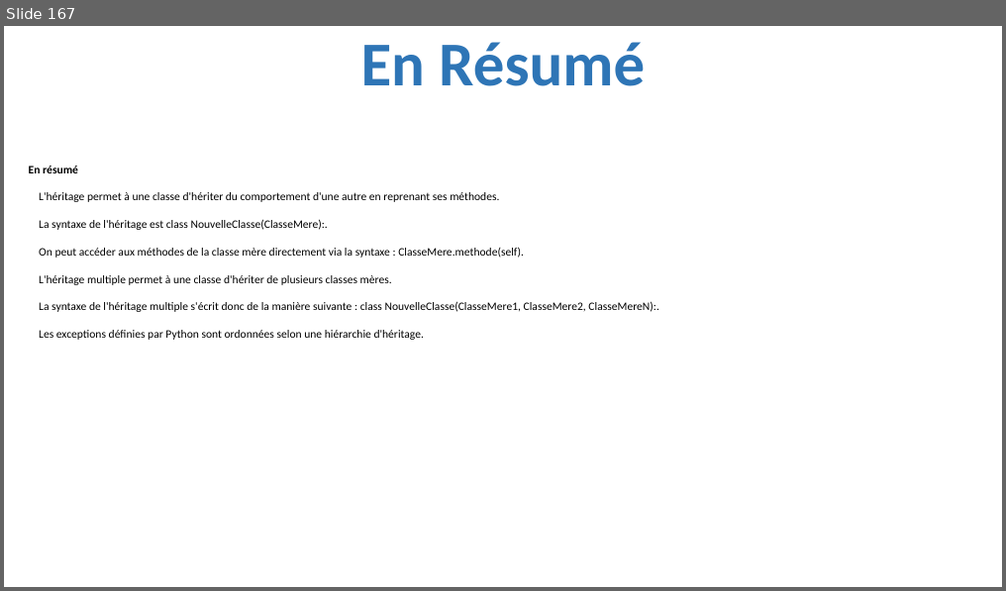
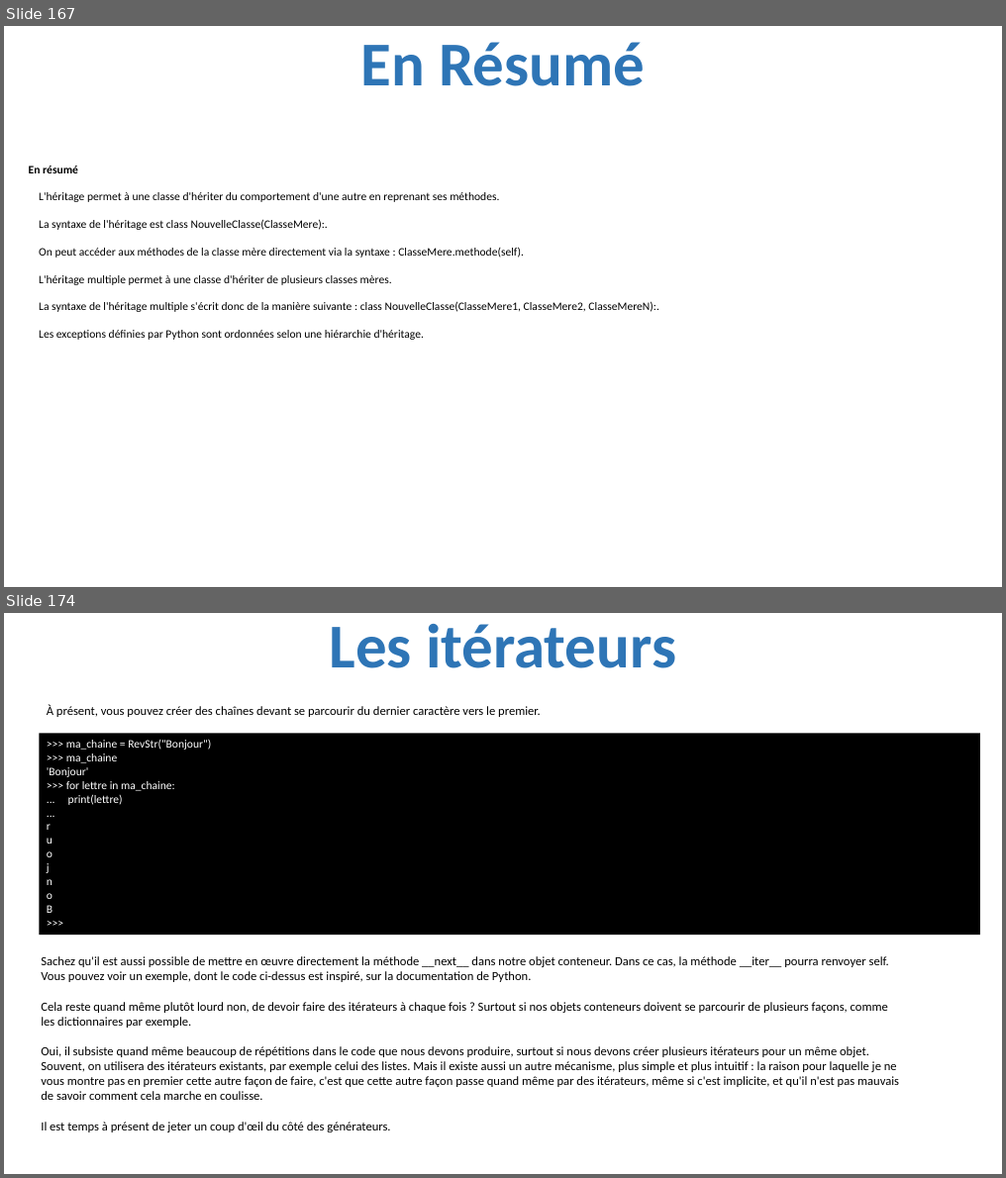
Before and after one commit to julienPalleau/PythonDoc, a slide deck: Python-resume.pptx. Shown one above the other, each under a label of ours: slide 167 before the commit, slides 167 and 174 after it; the slides between them are not shown. The pictures are 1006x591 and 1006x1178 pixels, drawn with LibreOffice and Linux fonts; fonts in the diff are those of the drawing. Boxes give left, top, right and bottom in pixels: in the first picture for what was removed or moved away, otherwise in the second. Text is boxed around its words. In the diff, an @@ line names an element or a change of style, - is before the commit and + after.

```diff
--- a/Python-resume.pptx
+++ b/Python-resume.pptx
@@ slide 174 added at (4,613,1002,1174), background #FFFFFF @@
@@ title added at (330,624,676,668), 60 pt, text #2E75B6, bold @@
+Les itérateurs
@@ text added at (47,705,541,717), 12 pt, text #000000 @@
+À présent, vous pouvez créer des chaînes devant se parcourir du dernier caractère vers le premier.
@@ rectangle added at (40,734,980,935), fill #000000, 11 pt, text #FFFFFF @@
+>>> ma_chaine = RevStr("Bonjour")
+>>> ma_chaine
+'Bonjour'
+>>> for lettre in ma_chaine:
+... print(lettre)
+...
+r
+u
+o
+j
+n
+o
+B
+>>>
@@ text added at (41,957,899,1133), 12 pt, text #000000 @@
+Sachez qu'il est aussi possible de mettre en œuvre directement la méthode __next__ dans notre objet conteneur. Dans ce cas, la méthode __iter__ pourra renvoyer self. Vous pouvez voir un exemple, dont le code ci-dessus est inspiré, sur la documentation de Python.
+Cela reste quand même plutôt lourd non, de devoir faire des itérateurs à chaque fois ? Surtout si nos objets conteneurs doivent se parcourir de plusieurs façons, comme les dictionnaires par exemple.
+Oui, il subsiste quand même beaucoup de répétitions dans le code que nous devons produire, surtout si nous devons créer plusieurs itérateurs pour un même objet. Souvent, on utilisera des itérateurs existants, par exemple celui des listes. Mais il existe aussi un autre mécanisme, plus simple et plus intuitif : la raison pour laquelle je ne vous montre pas en premier cette autre façon de faire, c'est que cette autre façon passe quand même par des itérateurs, même si c'est implicite, et qu'il n'est pas mauvais de savoir comment cela marche en coulisse.
+Il est temps à présent de jeter un coup d'œil du côté des générateurs.
```
Also in this commit, not shown: 8 other slides added.
